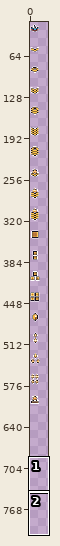
Sprite sheet -- BlavsArmoredWarfare/SPRITES/Ranks.png. The picture above shows the old version from afar; the outline marks the close-up.
Close-up. Before the commit:
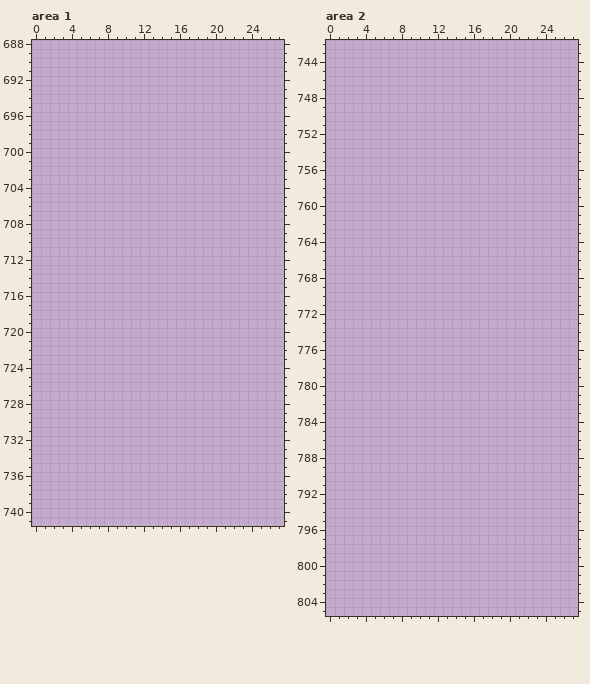
The file is 32x920 pixels. Colours within 5 levels of each other are drawn and written as one. Shown: area 1: x 0..27, y 688..741; area 2: x 0..27, y 742..805. The wide view leaves out empty margins. The commit also changed other parts of the picture, which this record leaves out.
Once edited:
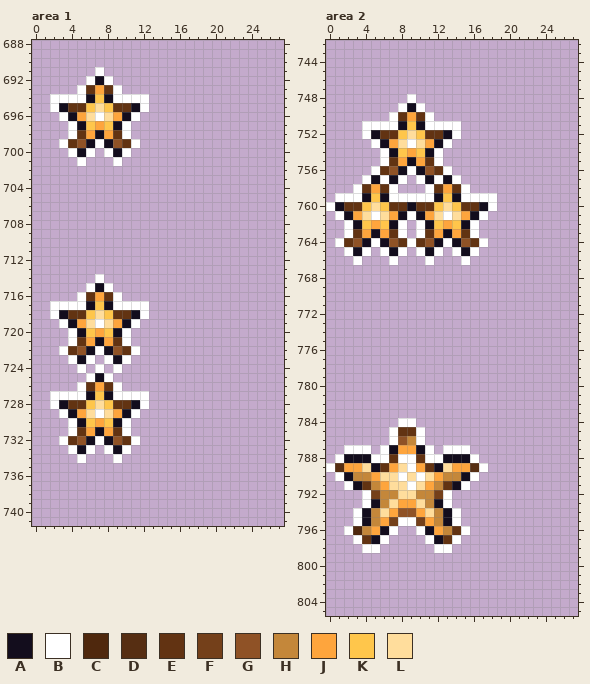
Palette (. is transparent): A #130d1d  B #ffffff  C #4f280d  D #562e12  E #623312  F #74401a  G #8f5226  H #c4873a  J #fea53d  K #ffc64b  L #ffdd9c
Difference:
Changed rows in their new state; - is an unchanged pixel.
Area 1:
first column x 2:
691 -----B-----
692 ----BAB----
693 ---BEJEB---
694 BBBBAKABBBB
695 BAEEKLKEEAB
696 -BAJLBLJAB-
697 --BAKJKAB--
698 --BEJAJEB--
699 -BEGABAGEB-
700 --BAB-BAB--
701 ---B---B---
first column x 2:
714 -----B-----
715 ----BAB----
716 ---BEJEB---
717 BBBBAKABBBB
718 BAEEKLKEEAB
719 -BAJLBLJAB-
720 --BAKJKAB--
721 --BEJAJEB--
722 -BEGABAGEB-
723 --BAB-BAB--
724 ---B-B-B---
725 ----BAB----
726 ---BEJEB---
727 BBBBAKABBBB
728 BAEEKLKEEAB
729 -BAJLBLJAB-
730 --BAKJKAB--
731 --BEJAJEB--
732 -BEGABAGEB-
733 --BAB-BAB--
734 ---B---B---
Area 2:
first column x 0:
748 ---------B---------
749 --------BAB--------
750 -------BEJEB-------
751 ----BBBBAKABBBB----
752 ----BAEEKLKEEAB----
753 -----BAJLBLJAB-----
754 ------BAKJKAB------
755 ------BEJAJEB------
756 -----BEGABAGEB-----
757 ----BABAB-BABAB----
758 ---BEJEB---BEJEB---
759 -BBBAKABBBBBAKABBBB
760 BAEEKLKEEAEEKLKEEAB
761 -BAJLBLJABAJLBLJAB-
762 --BAKJKAB-BAKJKAB--
763 --BEJAJEB-BEJAJEB--
764 -BEGABAGEBEGABAGEB-
765 --BAB-BAB-BAB-BAB--
766 ---B---B---B---B---
first column x 0:
784 --------BB--------
785 -------BEEB-------
786 -------BGHB-------
787 --BBB-BAJJAB-BBB--
788 -BAAABBEBBEBBAAAB-
789 BDJJLAEJLBJEALJJDB
790 -BAHHJLLBLBLJHHAB-
791 --BAEHJLLBLJHEAB--
792 ----BFHHLLHHFB----
793 ----BAHLJJLHAB----
794 ---BAHLJGGJLHAB---
795 ---BAHJFBBFJHAB---
796 --BCHJAB--BAJHEB--
797 ---BEAB----BAEB---
798 ----BB------BB----
Pixel boxes of the changes (left, top, right, bottom) in both close-ups:
added: (50, 67, 149, 166)
added: (50, 274, 149, 463)
added: (326, 94, 497, 265)
added: (326, 418, 488, 553)
